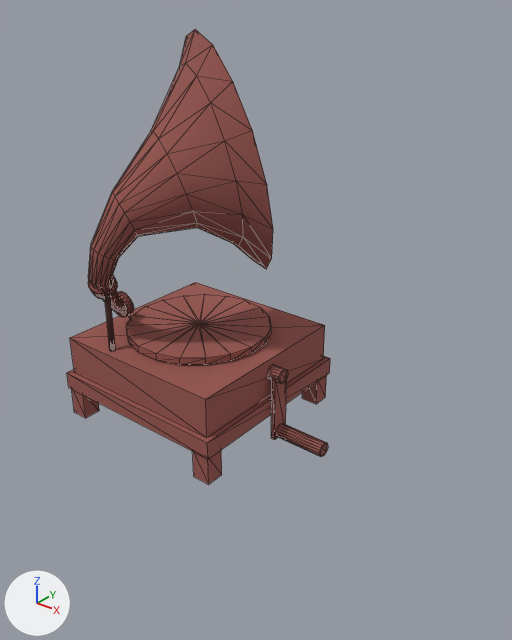
Before and after pictures for a commit that changed the glTF model Assets/Bar/Grammophon.glb.
Camera for both pictures: a 50 mm lens placed at (1.3, -3.16, 3.13), pointed at (-1.25, 0.02, 1.15). Lighting does not change. The marker at lower left points along +X, +Y and +Z. Mesh edges are drawn as thin lines. Where no turn or scale is listed for an object, it has been applied to the vertices. Vertices at the same position are counted once.

Before the edit, the objects in view are built like this:
```python
me_cylinder_007 = bpy.data.meshes.new('Cylinder.007')
me_cylinder_007.from_pydata(...)  # 555 vertices, 957 faces; spans x -1.56..0.17, y -0.7..0.66, z -0.07..2.51
me_cylinder_007.materials.append(mat_matgrammo)  # brown #9a5750
# before: 202 (-0.37, 0.52, -0.07) at pixel (302, 398), 204 (-0.37, 0.64, -0.07), 206 (-0.24, 0.52, -0.07) at pixel (316, 404), 208 (-0.24, 0.64, -0.07) at pixel (325, 397)
# before: 534 (-0.37, -0.66, -0.07) at pixel (193, 476), 536 (-0.37, -0.54, -0.07), 538 (-0.24, -0.66, -0.07) at pixel (208, 484), 540 (-0.24, -0.54, -0.07) at pixel (221, 474)
# before: 542 (-1.55, -0.66, -0.07) at pixel (74, 412), 544 (-1.55, -0.54, -0.07), 546 (-1.43, -0.66, -0.07) at pixel (85, 418), 548 (-1.43, -0.54, -0.07) at pixel (99, 410)
ob_cylinder_006 = bpy.data.objects.new('Cylinder.006', me_cylinder_007)
ob_cylinder_006.location = (-0.894, 0.074, 0.349)
```
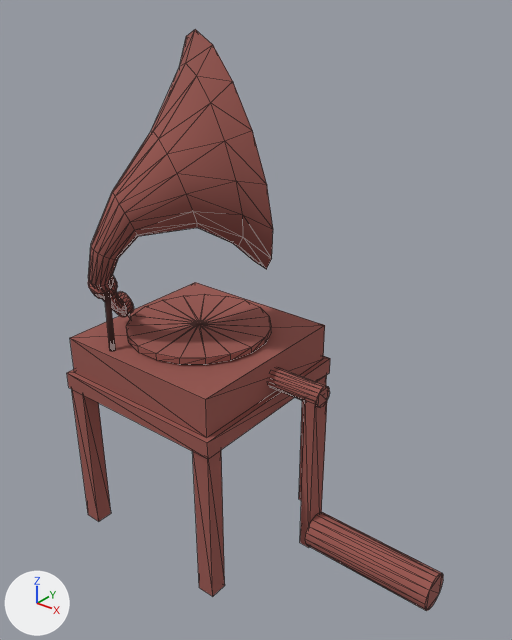
The newer file is also rescaled (x0.391), turned or shifted as a whole; pictures and numbers use the older file's frame.

Where the change shows, as pixel boxes [x1, y1, x2, y2] in the pictures (512 x 640 px; the box of a moved part takes in the faces that stretch with it):
'Cylinder.006', reshaped (43% wider, 28% taller): before [67, 29, 330, 485]; after [67, 29, 443, 611]
part 1 of me_cylinder_007, moved or reshaped: before [276, 423, 328, 457]; after [305, 512, 443, 611]
part 2 of me_cylinder_007, moved or reshaped: before [271, 377, 287, 440]; after [300, 398, 327, 547]
part 3 of me_cylinder_007, moved or reshaped: before [267, 365, 288, 384]; after [269, 367, 330, 408]
part 4 of me_cylinder_007, moved or reshaped: before [302, 375, 327, 404]; after [299, 375, 327, 500]
part 5 of me_cylinder_007, moved or reshaped: before [193, 450, 222, 485]; after [193, 450, 225, 597]
part 6 of me_cylinder_007, moved or reshaped: before [72, 389, 99, 418]; after [72, 389, 111, 522]

What the commit changed:
me_cylinder_007 has 555 vertices, 957 faces and spans x -1.56..0.17, y -0.7..0.66, z -0.07..2.51.
me_cylinder_007 is used by ob_cylinder_006; location (-0.894, 0.074, 0.349).
me_cylinder_007 part 1: the loose piece of 32 vertices spanning x -0.19..0.17, y -0.05..0.05, z -0.05..0.05 is scaled about its middle by 2.56, then moved by (0.57, 0.04, -0.73).
me_cylinder_007 part 2: the loose piece of 8 vertices spanning x -0.22..-0.19, y -0.06..0.06, z -0.04..0.43 is scaled about its middle by (2.56, 1.17, 2.56), then moved by (0.27, 0.04, -0.43).
me_cylinder_007 part 3: the loose piece of 32 vertices spanning x -0.32..-0.17, y -0.05..0.05, z 0.38..0.48 is scaled about its middle by (2.6, 1.44, 1.44), then moved by (0.17, 0.04, -0.06).
Part 4, on me_cylinder_007:
Vertices 202, 204, 206, 208 of me_cylinder_007 move by (0.0, 0.0, -0.95).
Part 5, on me_cylinder_007:
Vertices 534, 536, 538, 540 of me_cylinder_007 move by (0.0, 0.0, -0.95).
Part 6, on me_cylinder_007:
Vertices 542, 544, 546, 548 of me_cylinder_007 move by (0.0, 0.0, -0.95).
